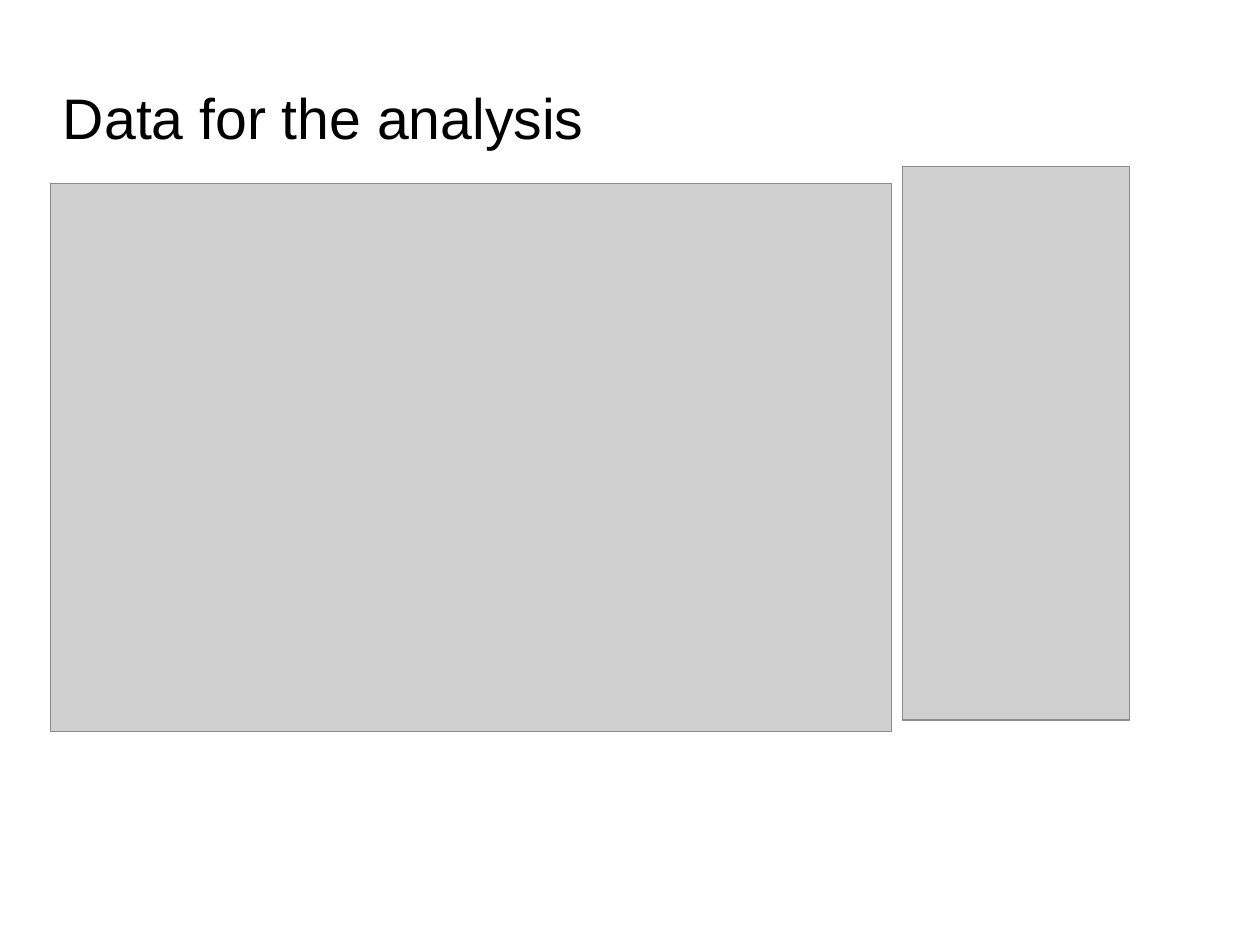
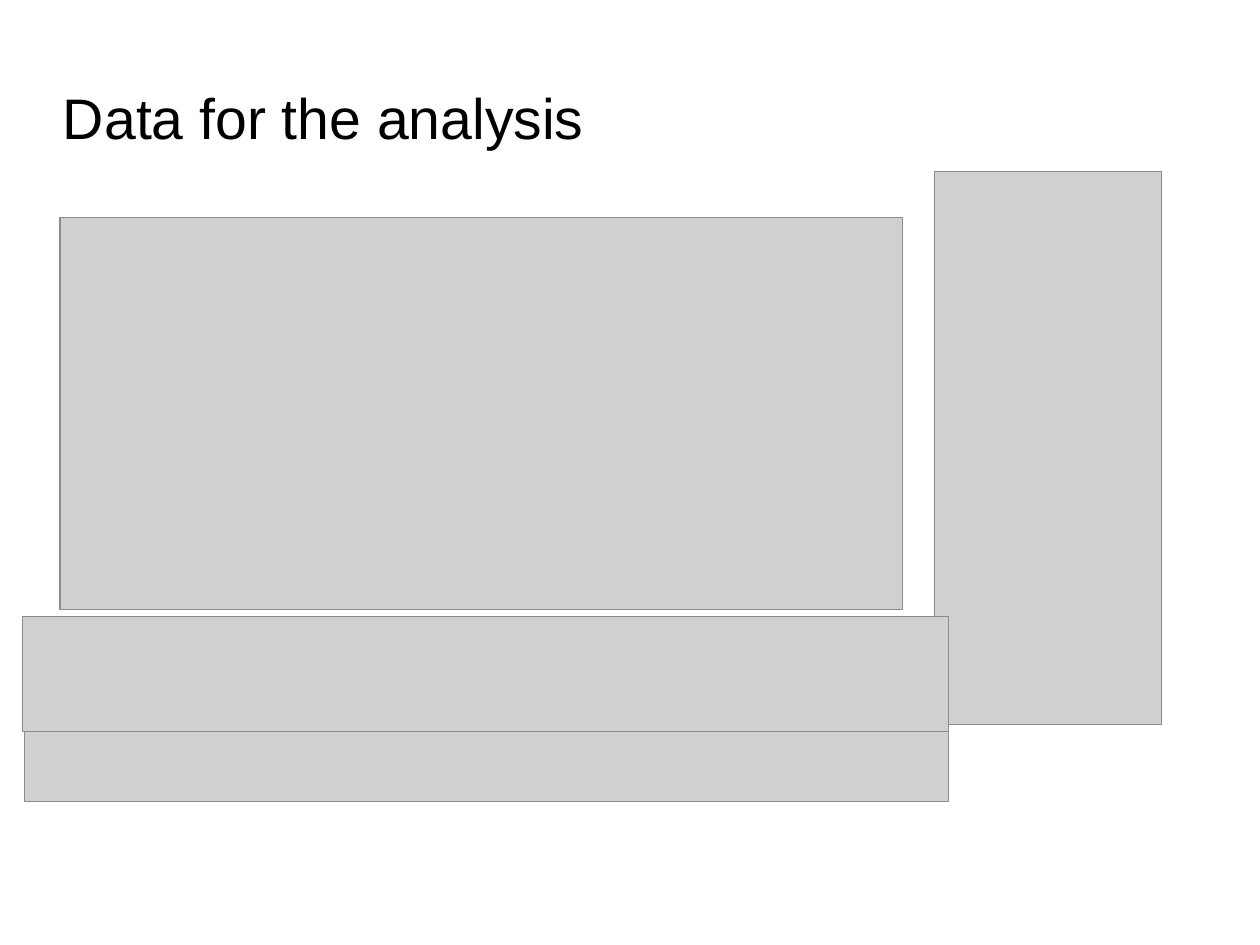
Before and after one commit to IngaGS/SheGoesTech_FinalProject, a slide deck: slide 2 of Final Project.odp. Drawn at 1260x945 pixels with LibreOffice and Linux fonts; fonts in the diff are those of the drawing; grey boxes stand for pictures; background and template pictures are left out. Boxes give left, top, right and bottom in pixels: in the first picture for what was removed or moved away, otherwise in the second. Text is boxed around its words. In the diff, an @@ line names an element or a change of style, - is before the commit and + after.

```diff
--- a/Final Project.odp
+++ b/Final Project.odp
@@ picture: place and size @@
-picture at <box>50,184,892,732</box>
+picture at <box>935,172,1163,725</box>
@@ picture added at <box>59,217,903,609</box> @@
@@ picture added at <box>23,616,949,732</box> @@
@@ picture: place and size @@
-picture at <box>903,167,1131,720</box>
+picture at <box>24,725,948,802</box>
```
Also in this commit, not shown: 3 other slides changed, 1 slide added, 1 slide removed.
